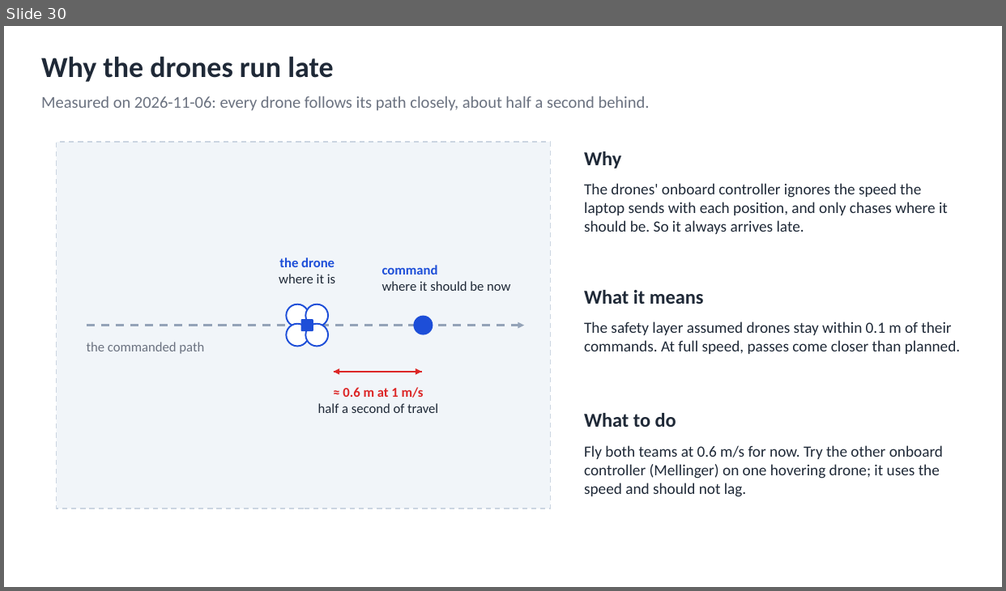
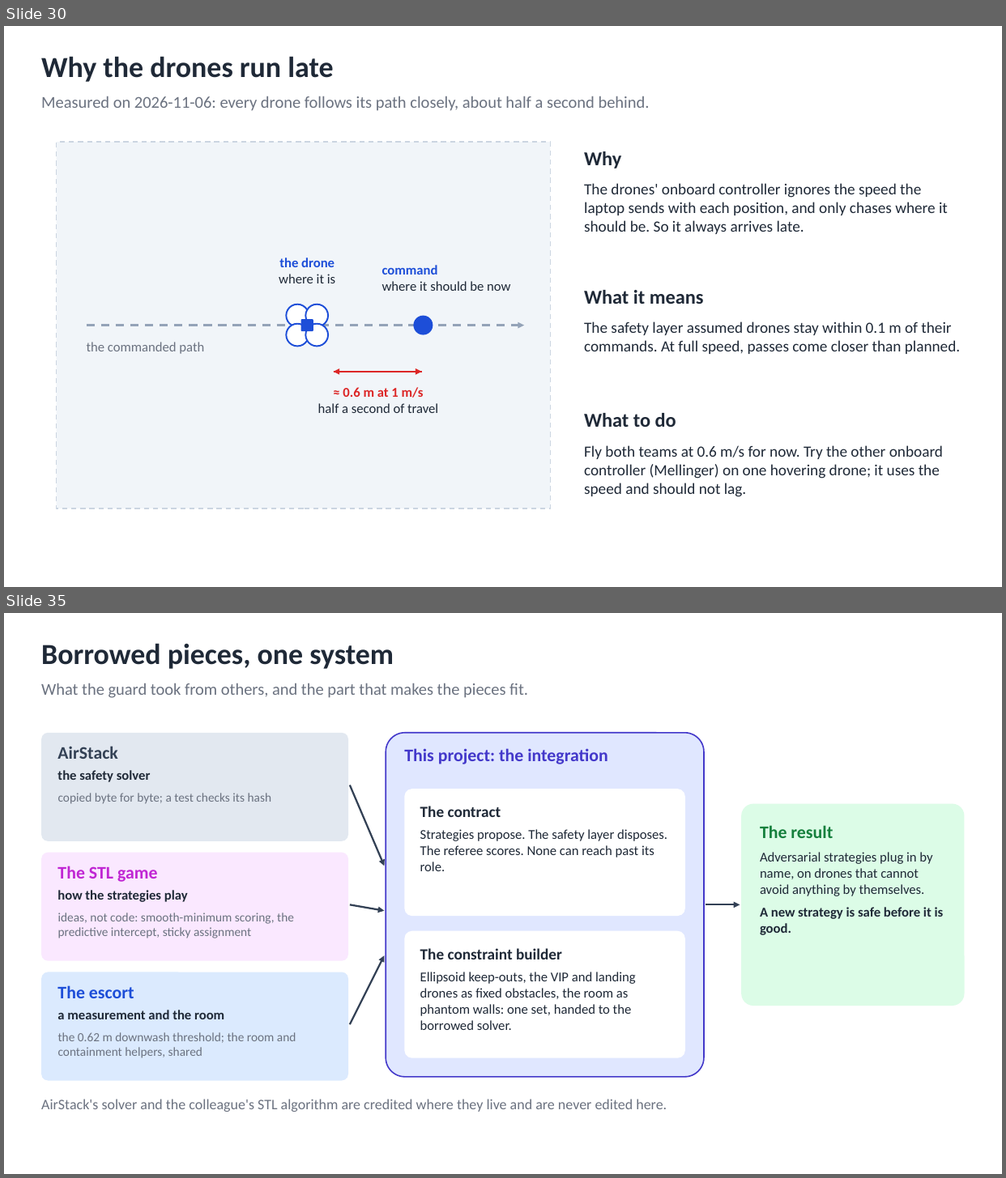
Before and after one commit to AI-DA-STC/CrazySwarm2-with-Mocap_Strike-and-Guard, a slide deck: docs/diagrams/strike-and-guard-diagrams.pptx. Shown one above the other, each under a label of ours: slide 30 before the commit, slides 30 and 35 after it; the slides between them are not shown. The pictures are 1006x591 and 1006x1178 pixels, drawn with LibreOffice and Linux fonts; fonts in the diff are those of the drawing. Boxes give left, top, right and bottom in pixels: in the first picture for what was removed or moved away, otherwise in the second. Text is boxed around its words. In the diff, an @@ line names an element or a change of style, - is before the commit and + after.

```diff
--- a/docs/diagrams/strike-and-guard-diagrams.pptx
+++ b/docs/diagrams/strike-and-guard-diagrams.pptx
@@ slide 35 added at (4,613,1002,1174), background #FFFFFF @@
@@ text added at (41,643,394,669), 28 pt, text #1F2937, bold @@
+Borrowed pieces, one system
@@ text added at (41,683,528,698), 16 pt, text #6B7280 @@
+What the guard took from others, and the part that makes the pieces fit.
@@ rounded rectangle added at (41,733,348,841), fill #E2E8F0 @@
@@ rounded rectangle added at (386,733,704,1077), fill #E0E7FF, outline #4338CA 1.25 pt @@
@@ text added at (57,746,117,759), 17 pt, text #334155, bold @@
+AirStack
@@ text added at (404,748,608,764), 17 pt, text #4338CA, bold @@
+This project: the integration
@@ text added at (57,770,151,782), 13 pt, text #1F2937, bold @@
+the safety solver
@@ text added at (58,793,272,804), 12 pt, text #6B7280 @@
+copied byte for byte; a test checks its hash
@@ arrow added from (350, 786) to (385, 866), #334155 1.75 pt @@
@@ rounded rectangle added at (404,789,685,916), fill #FFFFFF, 13 pt, text #1F2937 @@
+The contract
+Strategies propose. The safety layer disposes. The referee scores. None can reach past its role.
@@ rounded rectangle added at (741,804,965,1006), fill #DCFCE7, 13 pt, text #1F2937 @@
+The result
+Adversarial strategies plug in by name, on drones that cannot avoid anything by themselves.
+A new strategy is safe before it is good.
@@ rounded rectangle added at (41,853,348,961), fill #FAE8FF @@
@@ text added at (57,866,158,882), 17 pt, text #C026D3, bold @@
+The STL game
@@ text added at (57,890,188,902), 13 pt, text #1F2937, bold @@
+how the strategies play
@@ text added at (58,913,294,939), 12 pt, text #6B7280 @@
+ideas, not code: smooth-minimum scoring, the predictive intercept, sticky assignment
@@ arrow added from (350, 905) to (385, 911), #334155 1.75 pt @@
@@ arrow added from (705, 905) to (740, 905), #334155 1.75 pt @@
@@ rounded rectangle added at (404,931,685,1059), fill #FFFFFF, 13 pt, text #1F2937 @@
+The constraint builder
+Ellipsoid keep-outs, the VIP and landing drones as fixed obstacles, the room as phantom walls: one set, handed to the borrowed solver.
@@ rounded rectangle added at (41,973,348,1081), fill #DBEAFE @@
@@ arrow added from (350, 1024) to (385, 956), #334155 1.75 pt @@
@@ text added at (57,986,134,999), 17 pt, text #1D4ED8, bold @@
+The escort
@@ text added at (57,1010,224,1020), 13 pt, text #1F2937, bold @@
+a measurement and the room
@@ text added at (58,1033,296,1059), 12 pt, text #6B7280 @@
+the 0.62 m downwash threshold; the room and containment helpers, shared
@@ text added at (41,1099,667,1112), 14 pt, text #6B7280 @@
+AirStack's solver and the colleague's STL algorithm are credited where they live and are never edited here.
```
Also in this commit, not shown: 1 slide changed, 11 other slides added, 22 other files.
